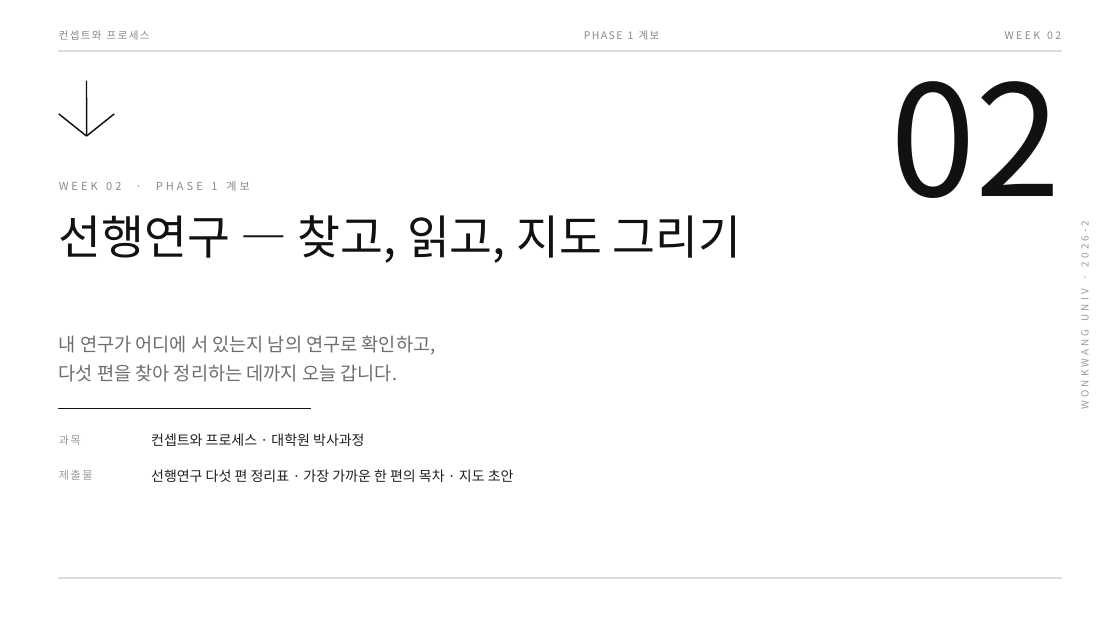
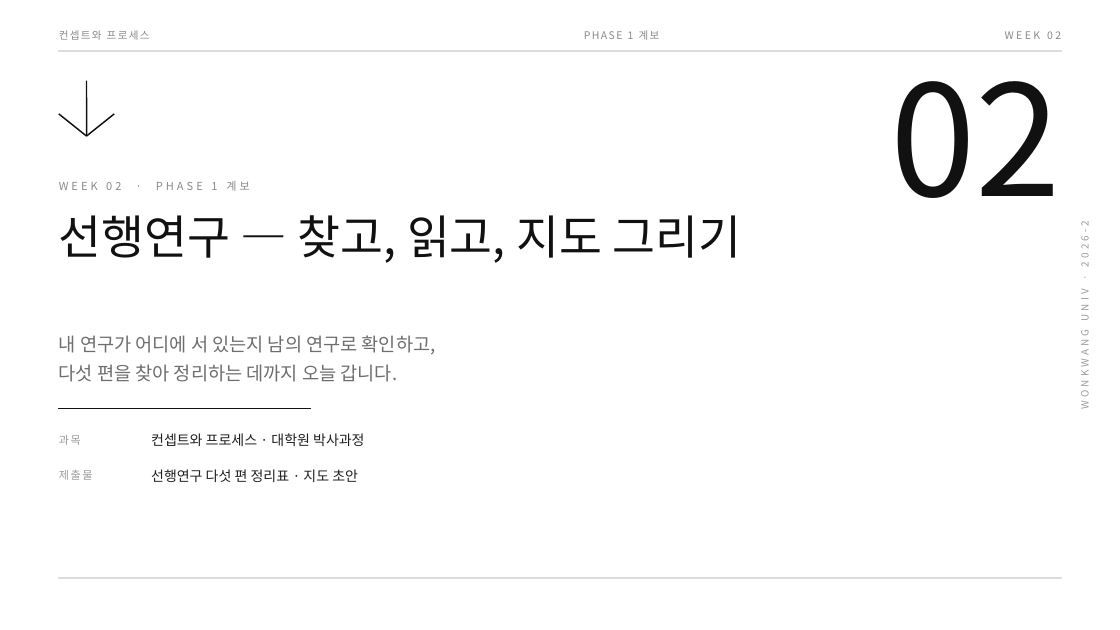
Before and after one commit to design-eng/MIN.D, a slide deck: slide 1 of dist/weeks-대학원/컨셉트와프로세스_02주차_선행연구.pptx. Drawn at 1120x630 pixels with LibreOffice and Linux fonts; fonts in the diff are those of the drawing. Boxes give left, top, right and bottom in pixels: in the first picture for what was removed or moved away, otherwise in the second. Text is boxed around its words. In the diff, an @@ line names an element or a change of style, - is before the commit and + after.

```diff
--- a/dist/weeks-대학원/컨셉트와프로세스_02주차_선행연구.pptx
+++ b/dist/weeks-대학원/컨셉트와프로세스_02주차_선행연구.pptx
@@ text at [151,469,358,482]: text changed @@
-선행연구 다섯 편 정리표 · 가장 가까운 한 편의 목차 · 지도 초안
+선행연구 다섯 편 정리표 · 지도 초안
```
Also in this commit, not shown: 9 other slides changed, 2 slides removed, 9 other files.
